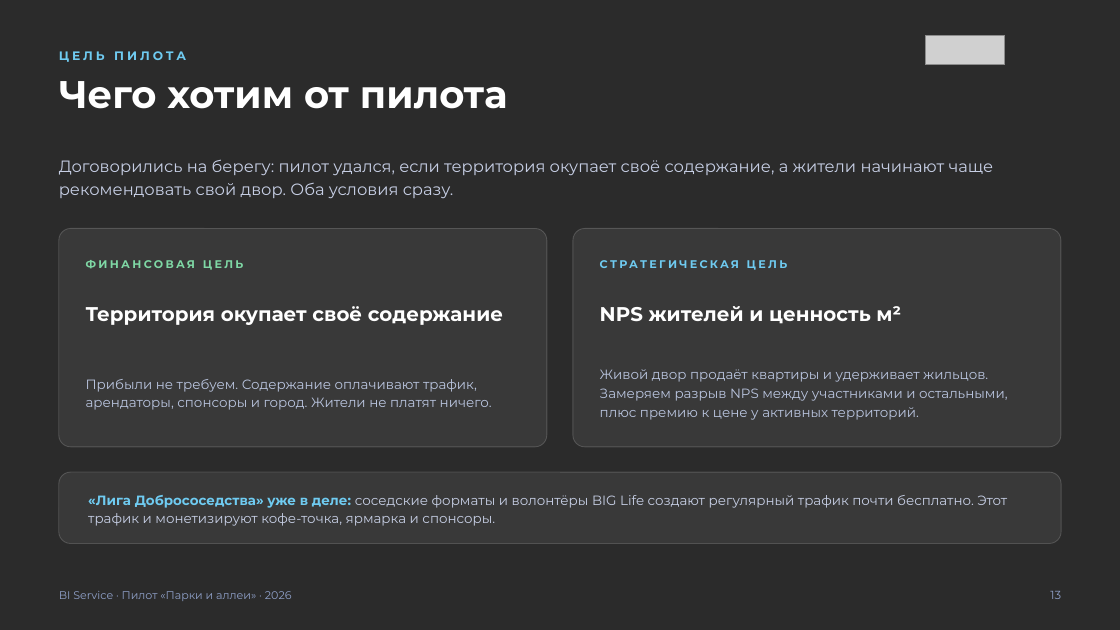
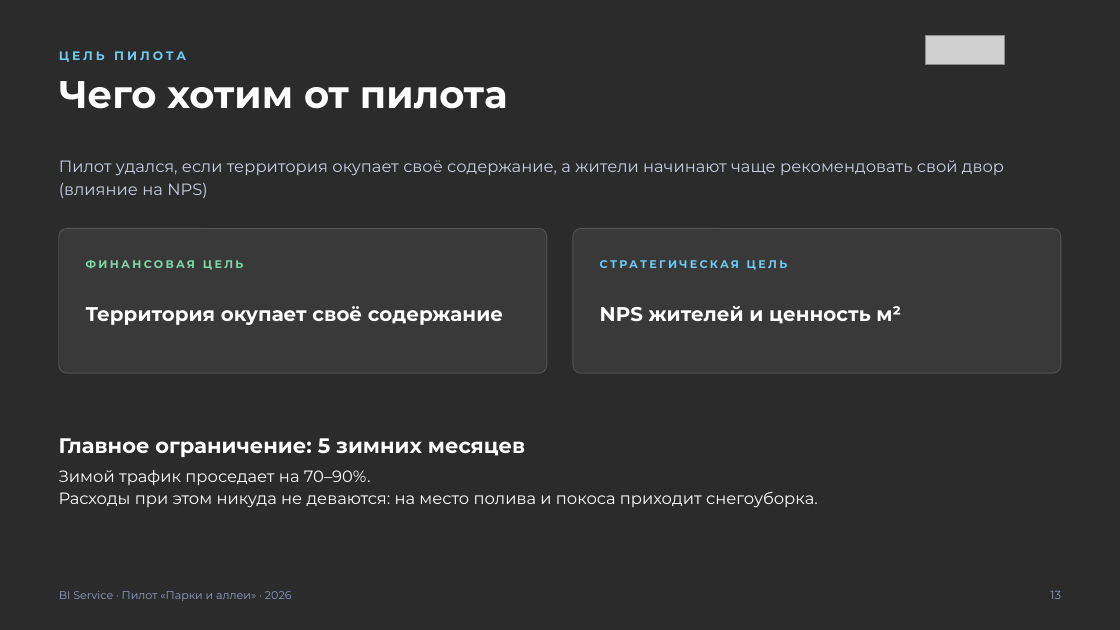
Before and after one commit to jprashkevich/bi-korshiler, a slide deck: slide 8 of docs/research/BIG-Life-park-pilot.pptx (slide 14 before the commit). Drawn at 1120x630 pixels with LibreOffice and Linux fonts; fonts in the diff are those of the drawing; grey boxes stand for pictures; background and template pictures are left out; a plain dark background stands for a picture behind light text. Boxes give left, top, right and bottom in pixels: in the first picture for what was removed or moved away, otherwise in the second. Text is boxed around its words. In the diff, an @@ line names an element or a change of style, - is before the commit and + after.

```diff
--- a/docs/research/BIG-Life-park-pilot.pptx
+++ b/docs/research/BIG-Life-park-pilot.pptx
@@ text at (x1=59, y1=160, x2=1004, y2=198): text changed @@
-Договорились на берегу: пилот удался, если территория окупает своё содержание, а жители начинают чаще рекомендовать свой двор. Оба условия сразу.
+Пилот удался, если территория окупает своё содержание, а жители начинают чаще рекомендовать свой двор (влияние на NPS)
@@ rounded rectangle resized from (x1=59, y1=229, x2=547, y2=447) to (x1=59, y1=229, x2=547, y2=373) @@
@@ rounded rectangle resized from (x1=573, y1=229, x2=1061, y2=447) to (x1=573, y1=229, x2=1061, y2=373) @@
@@ text removed at (x1=86, y1=379, x2=492, y2=410) @@
-Прибыли не требуем. Содержание оплачивают трафик, арендаторы, спонсоры и город. Жители не платят ничего.
@@ text removed at (x1=600, y1=369, x2=1007, y2=420) @@
-Живой двор продаёт квартиры и удерживает жильцов. Замеряем разрыв NPS между участниками и остальными, плюс премию к цене у активных территорий.
@@ text added at (x1=59, y1=438, x2=525, y2=457), 18 pt, text #FFFFFF, bold @@
+Главное ограничение: 5 зимних месяцев
@@ text at (x1=59, y1=470, x2=818, y2=508): text changed; size 11.5 to 14 pt; text colour #C6CEE4 to #FFFFFF @@
-«Лига Добрососедства» уже в деле: соседские форматы и волонтёры BIG Life создают регулярный трафик почти бесплатно. Этот трафик и монетизируют кофе-точка, ярмарка и спонсоры.
+Зимой трафик проседает на 70–90%.
+Расходы при этом никуда не деваются: на место полива и покоса приходит снегоуборка.
@@ text "Зимой трафик проседает на 70–90%. ..." at (x1=59, y1=470, x2=818, y2=508): vertical alignment middle to top @@
@@ rounded rectangle removed at (x1=59, y1=472, x2=1061, y2=544) @@
```
Also in this commit, not shown: 17 other slides changed, 2 slides added, 15 slides removed, 1 other file.
